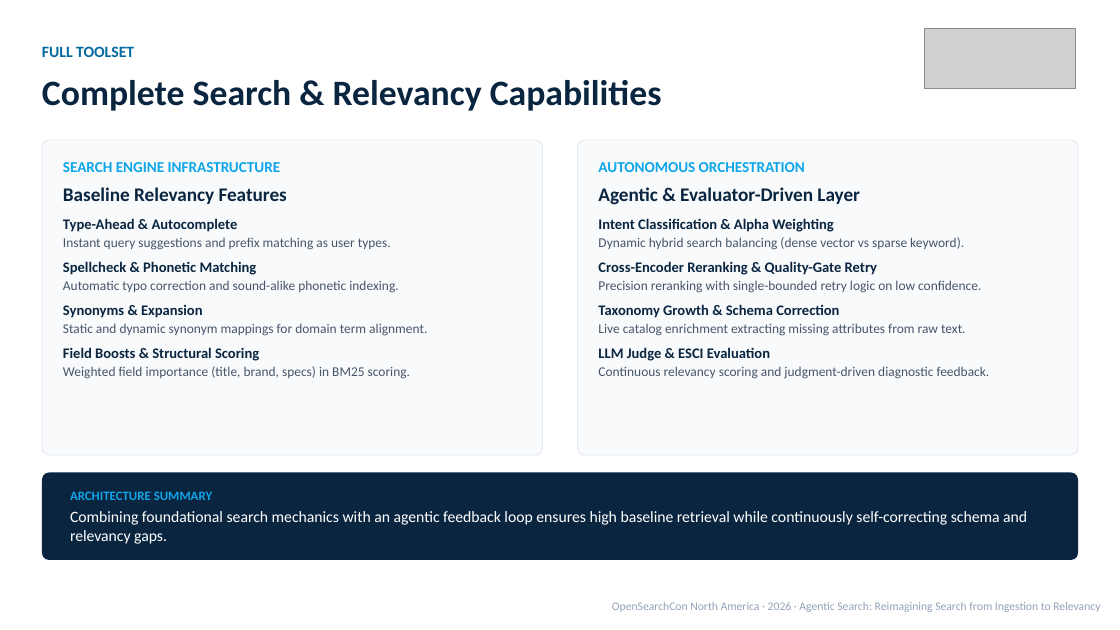
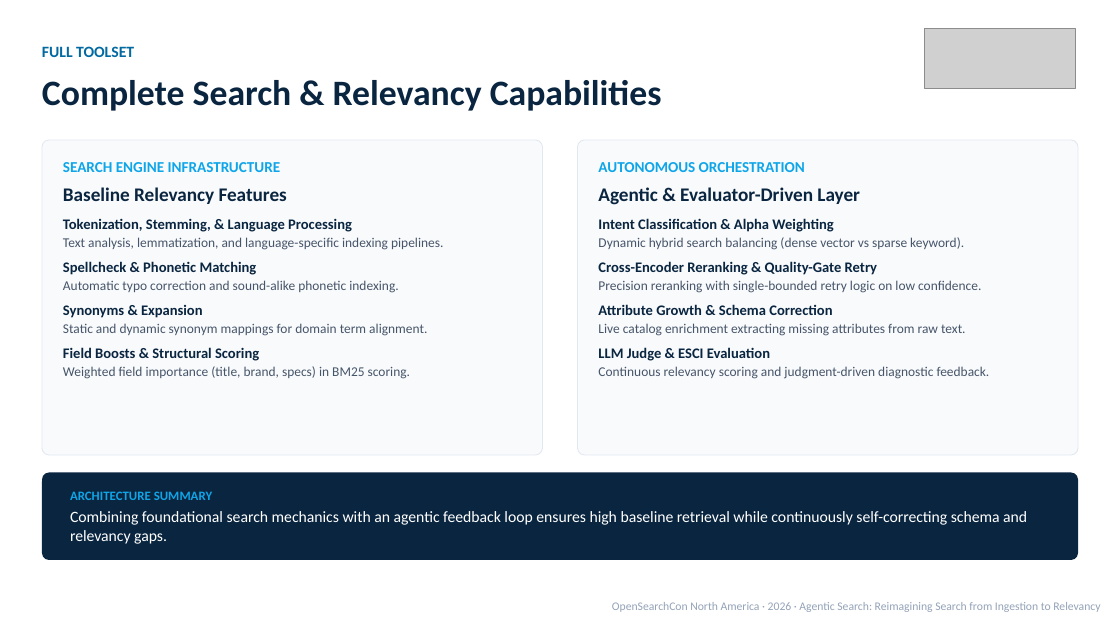
Before and after one commit to kmwtechnology/opensearch2026-agentic-search, a slide deck: slide 5 of docs/presentation/Agentic_Search_Talk_Draft_v1.pptx (slide 4 before the commit). Drawn at 1120x630 pixels with LibreOffice and Linux fonts; fonts in the diff are those of the drawing; grey boxes stand for pictures. Boxes give left, top, right and bottom in pixels: in the first picture for what was removed or moved away, otherwise in the second. Text is boxed around its words. In the diff, an @@ line names an element or a change of style, - is before the commit and + after.

```diff
--- a/docs/presentation/Agentic_Search_Talk_Draft_v1.pptx
+++ b/docs/presentation/Agentic_Search_Talk_Draft_v1.pptx
@@ text at box(63, 218, 443, 250): text changed @@
-Type-Ahead & Autocomplete
-Instant query suggestions and prefix matching as user types.
+Tokenization, Stemming, & Language Processing
+Text analysis, lemmatization, and language-specific indexing pipelines.
@@ text at box(598, 304, 832, 315): text changed @@
-Taxonomy Growth & Schema Correction
+Attribute Growth & Schema Correction
```
Also in this commit, not shown: 6 other slides changed, 1 slide added.
